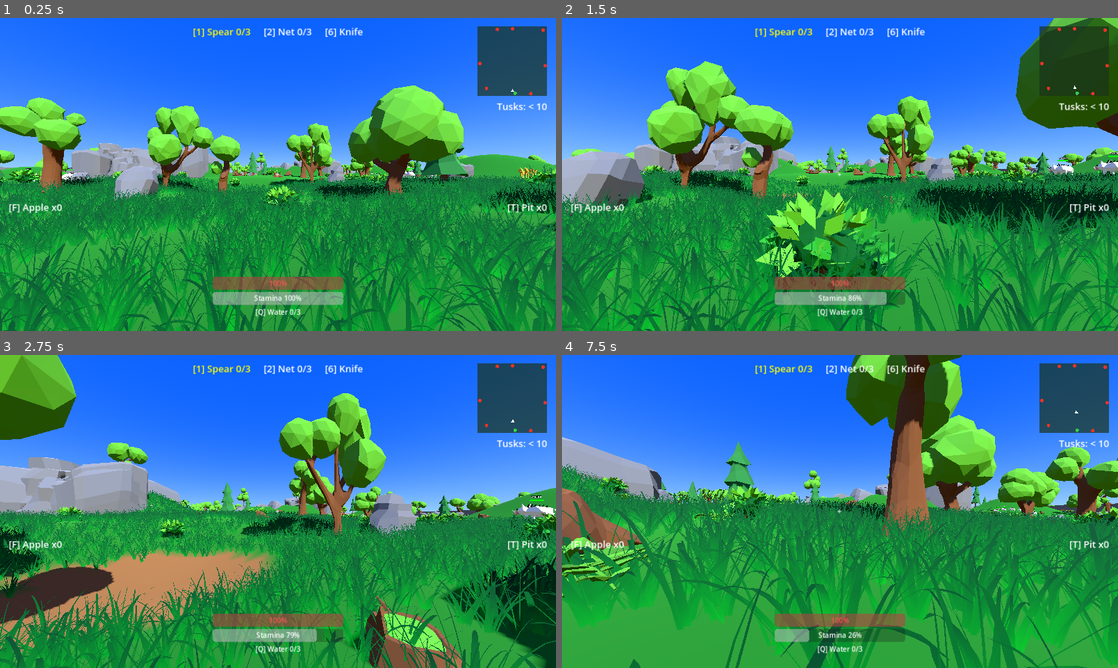
Above: before the commit, frames 1-4 (two rows, left to right).
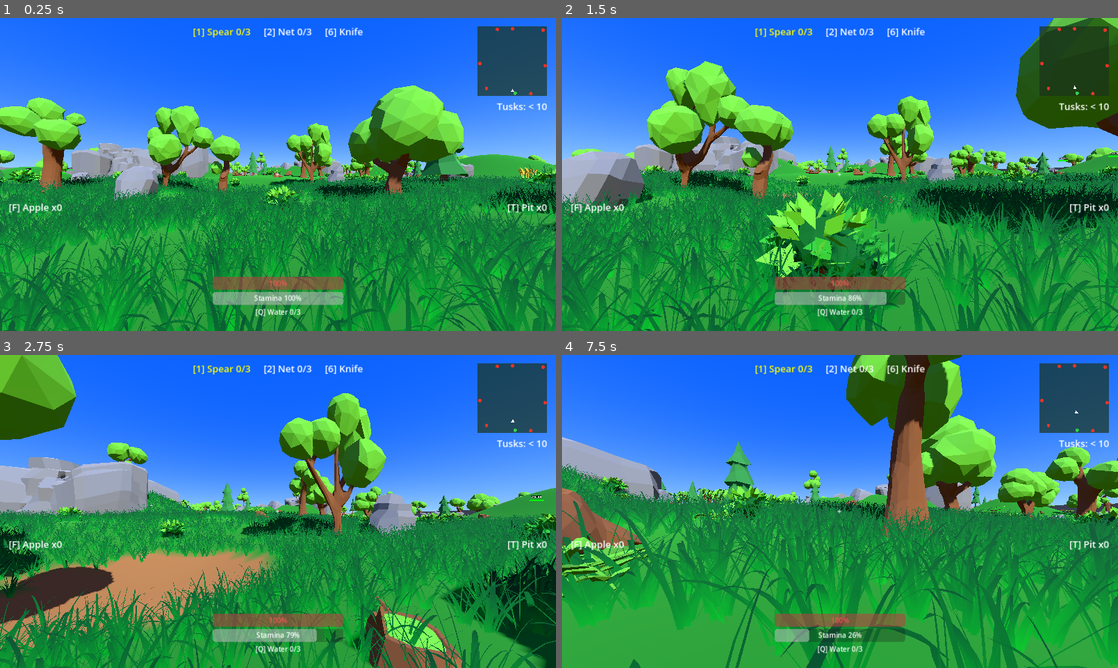
Above: after the commit, the same moments.

Repository: bageus/where-boar
Game: Godot game, scene res://game/presentation/hunt_map/public/hunt_map.tscn
Two runs of this game, one before a commit and one after it. Both use one fixed random seed, a clock stepped at 60 frames per second and the inputs below. This scene is started directly instead of the project's main scene.
Inputs (mouse positions are in pixels of both pictures, inside the frame that each line leads up to):
- Up to frame 1 (0.25 s): no input
- Up to frame 2 (1.5 s): tap Enter at 0.5 s; move the mouse to (867, 174) at 0.52 s; press the mouse at (867, 174) at 0.53 s; hold W (move_forward) from 0.53 s (still down); tap Space (jump) at 0.77 s; move the mouse to (812, 174) at 1.27 s; release the mouse at (812, 174) at 1.28 s; right-click (812, 174) at 1.35 s
- Up to frame 3 (2.75 s): keep holding W (move_forward); tap Space (jump) at 1.52 s; click (250, 511) at 1.55 s; move the mouse to (289, 505) at 2.02 s; press the mouse at (289, 505) at 2.03 s
- Up to frame 4 (7.5 s): move the mouse to (834, 517) at 2.77 s; release the mouse at (834, 517) at 2.78 s; tap F (bait) at 2.85 s; tap Space (jump) at 3.02, 3.77, 4.52, 6.02, 6.77 s; click (834, 517) at 3.05 s; move the mouse to (878, 514) at 3.52 s; hold Caps Lock (crouch) 3.53-4.28 s; click (878, 514) at 3.8 s; move the mouse to (795, 508) at 4.27 s; tap Q (drink) at 4.35 s; click (795, 508) at 4.55 s; move the mouse to (845, 511) at 5.02 s; hold E (interact) 5.03-5.78 s; click (845, 511) at 5.3 s; move the mouse to (817, 505) at 5.77 s; release W (move_forward) at 5.78 s; hold D (move_right) 5.78-6.53 s; tap R (shout) at 5.85 s; click (817, 505) at 6.05 s; move the mouse to (867, 511) at 6.52 s; hold Shift (sprint) 6.53-7.28 s; hold W (move_forward) from 6.53 s (still down); click (867, 511) at 6.8 s; move the mouse to (812, 511) at 7.27 s; tap T (trap_place) at 7.35 s

The runs differ from the first frame. In frame 1, less than 0.1% of the frame differs, in the area x 5-79%, y 48-53%; in frame 2, 0.2%, in the area x 72-100%, y 45-51%; in frame 3, 0.2%; in frame 4, less than 0.1%.
Error before the commit: Invalid access to property or key 'spawn_weight' on a base object of type 'Resource'. (res://game/features/boar/public/boar_types.gd:20)
Error after the commit: Invalid access to property or key 'spawn_weight' on a base object of type 'Resource'. (res://game/features/boar/public/boar_types.gd:28)

Commit message:
P3-025: owner's boar models rigged and animated; eight rare boars; boars in the animation viewer
Thirteen Meshy models cut to 3000 triangles, quadruped skeleton found from the mesh,
automatic weights, idle/walk/run/attack/death built by tools/rig_boars.py.
Piggy bank is the golden tusk, totem the angry boar (owner); rare: bone, bun, bubble,
mohawk, long, camouflage, hairy, tiny.

Co-Authored-By: Claude Opus 5.5 <noreply@anthropic.com>
Claude-Session: https://claude.ai/code/session_017Jb3ZfPFMyS5f5pQL24sW5

Diff:
--- a/game/features/boar/content/boar_aggressive_red.tres
+++ b/game/features/boar/content/boar_aggressive_red.tres
@@ -1,11 +1,13 @@
-[gd_resource type="Resource" script_class="BoarType" load_steps=2 format=3]
+[gd_resource type="Resource" script_class="BoarType" load_steps=3 format=3]
 
 [ext_resource type="Script" path="res://game/features/boar/public/boar_type.gd" id="1_type"]
+[ext_resource type="PackedScene" path="res://assets/models/boar_aggressive_red.glb" id="2_model"]
 
 [resource]
 script = ExtResource("1_type")
 id = "aggressive_red"
 display_name = "Angry boar"
+model = ExtResource("2_model")
 color = Color(0.75, 0.2, 0.15, 1)
 spawn_weight = 20.0
 max_health = 4
--- a/game/features/boar/content/boar_armored_black.tres
+++ b/game/features/boar/content/boar_armored_black.tres
@@ -1,11 +1,13 @@
-[gd_resource type="Resource" script_class="BoarType" load_steps=2 format=3]
+[gd_resource type="Resource" script_class="BoarType" load_steps=3 format=3]
 
 [ext_resource type="Script" path="res://game/features/boar/public/boar_type.gd" id="1_type"]
+[ext_resource type="PackedScene" path="res://assets/models/boar_armored_black.glb" id="2_model"]
 
 [resource]
 script = ExtResource("1_type")
 id = "armored_black"
 display_name = "Armored boar"
+model = ExtResource("2_model")
 color = Color(0.12, 0.12, 0.14, 1)
 spawn_weight = 8.0
 max_health = 8
--- /dev/null
+++ b/game/features/boar/content/boar_bone.tres
@@ -0,0 +1,22 @@
+[gd_resource type="Resource" script_class="BoarType" load_steps=3 format=3]
+
+[ext_resource type="Script" path="res://game/features/boar/public/boar_type.gd" id="1_type"]
+[ext_resource type="PackedScene" path="res://assets/models/boar_bone.glb" id="2_model"]
+
+[resource]
+script = ExtResource("1_type")
+id = "bone"
+display_name = "Bone boar"
+model = ExtResource("2_model")
+color = Color(0.9, 0.86, 0.72, 1)
+spawn_weight = 1.5
+max_health = 6
+damage = 2
+flee_speed = 8.0
+panic_speed = 10.0
+perception_radius = 14.0
+aggression = 0.6
+knock_scale = 0.8
+snare_break_seconds = 6.0
+reward_dead = 8
+reward_captured = 14
--- /dev/null
+++ b/game/features/boar/content/boar_bubble.tres
@@ -0,0 +1,22 @@
+[gd_resource type="Resource" script_class="BoarType" load_steps=3 format=3]
+
+[ext_resource type="Script" path="res://game/features/boar/public/boar_type.gd" id="1_type"]
+[ext_resource type="PackedScene" path="res://assets/models/boar_bubble.glb" id="2_model"]
+
+[resource]
+script = ExtResource("1_type")
+id = "bubble"
+display_name = "Bubble boar"
+model = ExtResource("2_model")
+color = Color(0.95, 0.45, 0.15, 1)
+spawn_weight = 2.0
+max_health = 5
+damage = 1
+flee_speed = 6.0
+panic_speed = 7.5
+perception_radius = 12.0
+aggression = 0.3
+knock_scale = 0.5
+snare_break_seconds = 0.0
+reward_dead = 6
+reward_captured = 12
--- /dev/null
+++ b/game/features/boar/content/boar_bun.tres
@@ -0,0 +1,22 @@
+[gd_resource type="Resource" script_class="BoarType" load_steps=3 format=3]
+
+[ext_resource type="Script" path="res://game/features/boar/public/boar_type.gd" id="1_type"]
+[ext_resource type="PackedScene" path="res://assets/models/boar_bun.glb" id="2_model"]
+
+[resource]
+script = ExtResource("1_type")
+id = "bun"
+display_name = "Bun boar"
+model = ExtResource("2_model")
+color = Color(0.72, 0.35, 0.2, 1)
+spawn_weight = 2.0
+max_health = 4
+damage = 1
+flee_speed = 6.5
+panic_speed = 8.0
+perception_radius = 12.0
+aggression = 0.2
+knock_scale = 0.7
+snare_break_seconds = 0.0
+reward_dead = 6
+reward_captured = 12
--- /dev/null
+++ b/game/features/boar/content/boar_camo.tres
@@ -0,0 +1,22 @@
+[gd_resource type="Resource" script_class="BoarType" load_steps=3 format=3]
+
+[ext_resource type="Script" path="res://game/features/boar/public/boar_type.gd" id="1_type"]
+[ext_resource type="PackedScene" path="res://assets/models/boar_camo.glb" id="2_model"]
+
+[resource]
+script = ExtResource("1_type")
+id = "camo"
+display_name = "Camouflage boar"
+model = ExtResource("2_model")
+color = Color(0.45, 0.45, 0.25, 1)
+spawn_weight = 1.5
+max_health = 4
+damage = 1
+flee_speed = 8.5
+panic_speed = 10.5
+perception_radius = 18.0
+aggression = 0.3
+knock_scale = 1.0
+snare_break_seconds = 0.0
+reward_dead = 7
+reward_captured = 14
--- a/game/features/boar/content/boar_common_brown.tres
+++ b/game/features/boar/content/boar_common_brown.tres
@@ -1,11 +1,13 @@
-[gd_resource type="Resource" script_class="BoarType" load_steps=2 format=3]
+[gd_resource type="Resource" script_class="BoarType" load_steps=3 format=3]
 
 [ext_resource type="Script" path="res://game/features/boar/public/boar_type.gd" id="1_type"]
+[ext_resource type="PackedScene" path="res://assets/models/boar_common_brown.glb" id="2_model"]
 
 [resource]
 script = ExtResource("1_type")
 id = "common_brown"
 display_name = "Forest boar"
+model = ExtResource("2_model")
 color = Color(0.42, 0.27, 0.16, 1)
 spawn_weight = 50.0
 max_health = 3
--- /dev/null
+++ b/game/features/boar/content/boar_dachshund.tres
@@ -0,0 +1,22 @@
+[gd_resource type="Resource" script_class="BoarType" load_steps=3 format=3]
+
+[ext_resource type="Script" path="res://game/features/boar/public/boar_type.gd" id="1_type"]
+[ext_resource type="PackedScene" path="res://assets/models/boar_dachshund.glb" id="2_model"]
+
+[resource]
+script = ExtResource("1_type")
+id = "dachshund"
+display_name = "Long boar"
+model = ExtResource("2_model")
+color = Color(0.6, 0.3, 0.15, 1)
+spawn_weight = 1.5
+max_health = 3
+damage = 1
+flee_speed = 9.0
+panic_speed = 11.0
+perception_radius = 10.0
+aggression = 0.2
+knock_scale = 1.0
+snare_break_seconds = 0.0
+reward_dead = 6
+reward_captured = 12
--- a/game/features/boar/content/boar_golden_tusk.tres
+++ b/game/features/boar/content/boar_golden_tusk.tres
@@ -1,11 +1,13 @@
-[gd_resource type="Resource" script_class="BoarType" load_steps=2 format=3]
+[gd_resource type="Resource" script_class="BoarType" load_steps=3 format=3]
 
 [ext_resource type="Script" path="res://game/features/boar/public/boar_type.gd" id="1_type"]
+[ext_resource type="PackedScene" path="res://assets/models/boar_golden_tusk.glb" id="2_model"]
 
 [resource]
 script = ExtResource("1_type")
 id = "golden_tusk"
 display_name = "Golden tusk"
+model = ExtResource("2_model")
 color = Color(0.95, 0.75, 0.15, 1)
 spawn_weight = 2.0
 max_health = 5
--- /dev/null
+++ b/game/features/boar/content/boar_hairy.tres
@@ -0,0 +1,22 @@
+[gd_resource type="Resource" script_class="BoarType" load_steps=3 format=3]
+
+[ext_resource type="Script" path="res://game/features/boar/public/boar_type.gd" id="1_type"]
+[ext_resource type="PackedScene" path="res://assets/models/boar_hairy.glb" id="2_model"]
+
+[resource]
+script = ExtResource("1_type")
+id = "hairy"
+display_name = "Hairy boar"
+model = ExtResource("2_model")
+color = Color(0.3, 0.17, 0.12, 1)
+spawn_weight = 1.5
+max_health = 7
+damage = 2
+flee_speed = 7.0
+panic_speed = 9.0
+perception_radius = 12.0
+aggression = 0.5
+knock_scale = 0.6
+snare_break_seconds = 6.0
+reward_dead = 7
+reward_captured = 14
--- /dev/null
+++ b/game/features/boar/content/boar_mohawk.tres
@@ -0,0 +1,22 @@
+[gd_resource type="Resource" script_class="BoarType" load_steps=3 format=3]
+
+[ext_resource type="Script" path="res://game/features/boar/public/boar_type.gd" id="1_type"]
+[ext_resource type="PackedScene" path="res://assets/models/boar_mohawk.glb" id="2_model"]
+
+[resource]
+script = ExtResource("1_type")
+id = "mohawk"
+display_name = "Mohawk boar"
+model = ExtResource("2_model")
+color = Color(0.35, 0.2, 0.15, 1)
+spawn_weight = 1.5
+max_health = 5
+damage = 2
+flee_speed = 9.0
+panic_speed = 11.0
+perception_radius = 14.0
+aggression = 0.9
+knock_scale = 1.0
+snare_break_seconds = 5.0
+reward_dead = 8
+reward_captured = 14
--- a/game/features/boar/content/boar_runner_grey.tres
+++ b/game/features/boar/content/boar_runner_grey.tres
@@ -1,11 +1,13 @@
-[gd_resource type="Resource" script_class="BoarType" load_steps=2 format=3]
+[gd_resource type="Resource" script_class="BoarType" load_steps=3 format=3]
 
 [ext_resource type="Script" path="res://game/features/boar/public/boar_type.gd" id="1_type"]
+[ext_resource type="PackedScene" path="res://assets/models/boar_runner_grey.glb" id="2_model"]
 
 [resource]
 script = ExtResource("1_type")
 id = "runner_grey"
 display_name = "Runner"
+model = ExtResource("2_model")
 color = Color(0.55, 0.55, 0.58, 1)
 spawn_weight = 20.0
 max_health = 3
--- /dev/null
+++ b/game/features/boar/content/boar_tiny.tres
@@ -0,0 +1,22 @@
+[gd_resource type="Resource" script_class="BoarType" load_steps=3 format=3]
+
+[ext_resource type="Script" path="res://game/features/boar/public/boar_type.gd" id="1_type"]
+[ext_resource type="PackedScene" path="res://assets/models/boar_tiny.glb" id="2_model"]
+
+[resource]
+script = ExtResource("1_type")
+id = "tiny"
+display_name = "Tiny tusker"
+model = ExtResource("2_model")
+color = Color(0.65, 0.38, 0.2, 1)
+spawn_weight = 2.0
+max_health = 2
+damage = 1
+flee_speed = 11.5
+panic_speed = 13.5
+perception_radius = 16.0
+aggression = 0.1
+knock_scale = 1.0
+snare_break_seconds = 0.0
+reward_dead = 6
+reward_captured = 12
--- a/game/features/boar/module.json
+++ b/game/features/boar/module.json
@@ -1,7 +1,7 @@
 {
   "id": "features.boar",
   "layer": "features",
-  "purpose": "Own boar state and the five authored boar types: type, health, capture, death and escape (M002, M004, M006), and the boar agent scene that steers by it.",
+  "purpose": "Own boar state and the authored boar types (five MVP types and rare variants): type, health, capture, death and escape (M002, M004, M006), and the boar agent scene that steers by it.",
   "state_owner": [
     "Boar runtime state for one hunt"
   ],
--- a/game/features/boar/public/boar_body.gd
+++ b/game/features/boar/public/boar_body.gd
@@ -109,7 +109,7 @@
 
 func _ready() -> void:
 	boar = Boar.new(boar_type.id, boar_type.max_health)
-	$Model.paint(boar_type.color)
+	$Model.show_type(boar_type)
 	_show_state()
 
 
@@ -214,7 +214,7 @@
 	_show_state()
 	_report_outcome()
 	if boar.state == Boar.State.DEAD:
-		_lie(true)
+		$Model.die()
 		get_tree().create_timer(CORPSE_SECONDS).timeout.connect(_remove_corpse)
 		_warn_witnesses()
 
@@ -280,6 +280,7 @@
 		velocity.z = 0.0
 		_apply_knock(delta)
 		move_and_slide()
+		$Model.move(0.0)
 		return
 	var pos := Vector2(global_position.x, global_position.z)
 	var hunter_pos := Vector2(hunter.global_position.x, hunter.global_position.z)
@@ -305,6 +306,7 @@
 	_steer(delta, pos, hunter_pos)
 	_apply_knock(delta)
 	move_and_slide()
+	$Model.move(Vector2(velocity.x, velocity.z).length())
 	_ram(delta)
 
 
@@ -428,6 +430,7 @@
 		_heading = (hunter_pos - pos).normalized()
 		if pos.distance_to(hunter_pos) <= RAM_DASH_DISTANCE:
 			boar.ramming = true
+			$Model.attack()
 			_dash_heading = _heading
 			_dash_left = RAM_DASH_SECONDS
 			_dash_hit = false
--- a/game/features/boar/public/boar_model.gd
+++ b/game/features/boar/public/boar_model.gd
@@ -1,13 +1,57 @@
 extends Node3D
 
-## Low-poly boar from assets/models/boar.glb (tools/build_models.py); the "hide" surface takes a boar type's colour.
+## A boar type's rigged model (assets/models/boar_<id>.glb, tools/rig_boars.py) with its animations:
+## idle, walk and run by speed, attack and death once.
+
+const WALK_SPEED := 1.5  # ground speed the walk cycle was keyed for, m/s (ASSUMPTION)
+const RUN_SPEED := 9.0
+const RUN_FROM := 4.0
+
+var _player: AnimationPlayer
+var _dead := false
 
 
-func paint(color: Color) -> void:
-	var hide := StandardMaterial3D.new()
-	hide.albedo_color = color
-	hide.roughness = 0.9
+func show_type(boar_type: Resource) -> void:
+	for child in get_children():
+		child.free()
+	var model: Node3D = boar_type.model.instantiate()
+	add_child(model)
+	_player = model.find_child("AnimationPlayer") as AnimationPlayer
+	for anim in ["idle", "walk", "run"]:
+		_player.get_animation(anim).loop_mode = Animation.LOOP_LINEAR
+	_dead = false
+	_player.play("idle")
+
+
+## Picks idle, walk or run for a ground speed and keeps the feet in step with it.
+func move(speed: float) -> void:
+	if _dead or (_player.current_animation == "attack" and _player.is_playing()):
+		return
+	var anim := "idle" if speed < 0.3 else ("walk" if speed < RUN_FROM else "run")
+	_player.play(anim, 0.2)
+	_player.speed_scale = 1.0 if anim == "idle" else speed / (WALK_SPEED if anim == "walk" else RUN_SPEED)
+
+
+func attack() -> void:
+	if not _dead:
+		_player.speed_scale = 1.0
+		_player.play("attack", 0.1)
+
+
+## Rolls onto its side and stays there.
+func die() -> void:
+	_dead = true
+	_player.speed_scale = 1.0
+	_player.play("death", 0.1)
+
+
+func player() -> AnimationPlayer:
+	return _player
+
+
+## Height of the model's highest point above its feet, metres.
+func top() -> float:
+	var height := 0.0
 	for mesh: MeshInstance3D in find_children("*", "MeshInstance3D", true, false):
-		for i in mesh.mesh.get_surface_count():
-			if mesh.mesh.surface_get_material(i).resource_name == "hide":
-				mesh.set_surface_override_material(i, hide)
+		height = maxf(height, mesh.get_aabb().end.y)
+	return height
--- a/game/features/boar/public/boar_model.tscn
+++ b/game/features/boar/public/boar_model.tscn
@@ -1,9 +1,6 @@
-[gd_scene load_steps=3 format=3]
+[gd_scene load_steps=2 format=3]
 
 [ext_resource type="Script" path="res://game/features/boar/public/boar_model.gd" id="1_model"]
-[ext_resource type="PackedScene" path="res://assets/models/boar.glb" id="2_glb"]
 
 [node name="BoarModel" type="Node3D"]
 script = ExtResource("1_model")
-
-[node name="Mesh" parent="." instance=ExtResource("2_glb")]
--- a/game/features/boar/public/boar_type.gd
+++ b/game/features/boar/public/boar_type.gd
@@ -7,6 +7,8 @@
 @export var id := ""
 @export var display_name := ""
 @export var color := Color(0.42, 0.27, 0.16)
+## Rigged model with idle, walk, run, attack and death (tools/rig_boars.py).
+@export var model: PackedScene
 ## Relative spawn weight; rarer types have smaller weights.
 @export var spawn_weight := 1.0
 @export var max_health := 3
--- a/game/features/boar/public/boar_types.gd
+++ b/game/features/boar/public/boar_types.gd
@@ -1,6 +1,6 @@
 extends RefCounted
 
-## The five MVP boar types (D022) and rarity-weighted picks.
+## The five MVP boar types (D022), the owner's rare variants (P3-025) and rarity-weighted picks.
 
 const BoarType = preload("res://game/features/boar/public/boar_type.gd")
 
@@ -9,6 +9,14 @@
 	preload("res://game/features/boar/content/boar_runner_grey.tres"),
 	preload("res://game/features/boar/content/boar_aggressive_red.tres"),
 	preload("res://game/features/boar/content/boar_armored_black.tres"),
+	preload("res://game/features/boar/content/boar_bone.tres"),
+	preload("res://game/features/boar/content/boar_bun.tres"),
+	preload("res://game/features/boar/content/boar_bubble.tres"),
+	preload("res://game/features/boar/content/boar_mohawk.tres"),
+	preload("res://game/features/boar/content/boar_dachshund.tres"),
+	preload("res://game/features/boar/content/boar_camo.tres"),
+	preload("res://game/features/boar/content/boar_hairy.tres"),
+	preload("res://game/features/boar/content/boar_tiny.tres"),
 	preload("res://game/features/boar/content/boar_golden_tusk.tres"),
 ]
 
--- a/game/features/boar/tests/run_boar_tests.gd
+++ b/game/features/boar/tests/run_boar_tests.gd
@@ -135,7 +135,8 @@
 
 func _types_pick_by_weight() -> bool:
 	var ids := BoarTypes.ALL.map(func(type: Resource) -> String: return type.id)
-	return ids == ["common_brown", "runner_grey", "aggressive_red", "armored_black", "golden_tusk"] \
+	return ids == ["common_brown", "runner_grey", "aggressive_red", "armored_black", "bone", "bun", "bubble",
+			"mohawk", "dachshund", "camo", "hairy", "tiny", "golden_tusk"] \
 		and BoarTypes.pick(0.0).id == "common_brown" \
 		and BoarTypes.pick(0.999).id == "golden_tusk" \
 		and BoarTypes.rewards()["golden_tusk"] == {"dead": 10, "captured": 20, "wounded": 15}
--- a/game/features/hunter/presentation/mount.gd
+++ b/game/features/hunter/presentation/mount.gd
@@ -8,7 +8,8 @@
 
 
 func _ready() -> void:
-	$Model.paint(boar_type.color)
+	$Model.show_type(boar_type)
+	$Saddle.position.y = $Model.top() * 0.85  # on the back, below ears and bristles
 	$Label.text = "%s — ride [E]" % boar_type.display_name
 
 
--- a/game/presentation/menus/public/animation_viewer.gd
+++ b/game/presentation/menus/public/animation_viewer.gd
@@ -1,6 +1,6 @@
 extends Node3D
 
-## Animation viewer from the start screen: pick a caveman and an animation; drag to orbit, wheel to zoom.
+## Animation viewer from the start screen: pick a caveman or a boar and an animation; drag to orbit, wheel to zoom.
 
 signal closed
 
@@ -9,15 +9,18 @@
 	"Heavy": preload("res://assets/models/caveman_heavy.glb"),
 }
 const ANIMATIONS: Array[String] = ["idle", "walk", "run", "sneak", "ride", "attack", "strong_attack", "bow_shot"]
+const BOAR_ANIMATIONS: Array[String] = ["idle", "walk", "run", "attack", "death"]
 const BoarModel = preload("res://game/features/boar/public/boar_model.tscn")
+const BoarTypes = preload("res://game/features/boar/public/boar_types.gd")
 const Club = preload("res://assets/models/club.glb")
 const Bow = preload("res://assets/models/bow.glb")
-const SADDLE_HEIGHT := 1.02  # top of the saddle in mount.tscn
 const GRIP := Vector3(0, 0.1, -0.04)  # inside the fist, in hand bone space
 
 var character: Node3D
 var player: AnimationPlayer
 var animation := "idle"
+## Animations of the shown model: ANIMATIONS for a caveman, BOAR_ANIMATIONS for a boar.
+var animations: Array[String] = ANIMATIONS
 var _skeleton: Skeleton3D
 var _club: Node3D
 var _bow: Node3D
@@ -33,16 +36,15 @@
 	%Back.pressed.connect(closed.emit)
 	for model_name: String in MODELS:
 		_add_button(%Models, model_name, show_model.bind(model_name))
-	for anim in ANIMATIONS:
-		_add_button(%Animations, anim.capitalize(), play.bind(anim))
-	_boar.paint(Color(0.45, 0.3, 0.2))
+	for boar_type in BoarTypes.ALL:
+		_add_button(%Models, boar_type.display_name, show_boar.bind(boar_type.id))
+	_boar.show_type(BoarTypes.find("common_brown"))
 	show_model(MODELS.keys()[0])
 	_place_camera()
 
 
 func show_model(model_name: String) -> void:
-	if character:
-		character.queue_free()
+	_clear()
 	character = MODELS[model_name].instantiate()
 	add_child(character)
 	player = character.find_child("AnimationPlayer") as AnimationPlayer
@@ -52,18 +54,52 @@
 	# Hand bones run wrist -> knuckles along +Y, the palm faces -Z and the fingers curl around X.
 	_club = _attach(Club, "hand_r", Transform3D(Basis(Vector3(0, 1, 0), Vector3(-1, 0, 0), Vector3(0, 0, 1)), GRIP + Vector3(-0.25, 0, 0)))
 	_bow = _attach(Bow, "hand_l", Transform3D(Basis(Vector3(0, 0, -1), Vector3(1, 0, 0), Vector3(0, -1, 0)), GRIP))
-	play(animation)
+	_list_animations(ANIMATIONS)
+
+
+## Boars turned to face the camera; attack and death replay when they end instead of looping, because
+## looping the shared animation resources would make dead boars in a hunt get up again.
+func show_boar(type_id: String) -> void:
+	_clear()
+	character = BoarModel.instantiate()
+	add_child(character)
+	character.rotation.y = PI
+	character.show_type(BoarTypes.find(type_id))
+	player = character.player()
+	player.animation_finished.connect(func(anim: StringName) -> void: player.play(anim))
+	_list_animations(BOAR_ANIMATIONS)
+
+
+func _clear() -> void:
+	if character:
+		remove_child(character)
+		character.queue_free()
+	character = null
+	_club = null
+	_bow = null
+	_boar.visible = false
+
+
+func _list_animations(names: Array[String]) -> void:
+	animations = names
+	for button in %Animations.get_children():
+		button.free()
+	for anim in names:
+		_add_button(%Animations, anim.capitalize(), play.bind(anim))
+	play(animation if animation in names else "idle")
 
 
 func play(anim: String) -> void:
 	animation = anim
 	player.play(anim)
+	if not _club:
+		return
 	# Cavemen always carry a weapon: the bow for shooting, the club otherwise.
 	_club.visible = anim != "bow_shot"
 	_bow.visible = anim == "bow_shot"
 	_boar.visible = anim == "ride"
 	var hips_height := _skeleton.get_bone_global_rest(_skeleton.find_bone("hips")).origin.y
-	character.position.y = SADDLE_HEIGHT + 0.05 - hips_height if anim == "ride" else 0.0
+	character.position.y = _boar.top() * 0.85 + 0.12 - hips_height  # on the saddle, as in mount.gd if anim == "ride" else 0.0
 
 
 func _attach(scene: PackedScene, bone: String, offset: Transform3D) -> Node3D:
--- a/game/presentation/menus/public/animation_viewer.tscn
+++ b/game/presentation/menus/public/animation_viewer.tscn
@@ -46,7 +46,7 @@
 [node name="Panel" type="VBoxContainer" parent="Ui"]
 offset_left = 16.0
 offset_top = 16.0
-offset_right = 216.0
+offset_right = 316.0
 offset_bottom = 600.0
 theme_override_constants/separation = 6
 
@@ -54,9 +54,10 @@
 layout_mode = 2
 text = "Model"
 
-[node name="Models" type="VBoxContainer" parent="Ui/Panel"]
+[node name="Models" type="GridContainer" parent="Ui/Panel"]
 unique_name_in_owner = true
 layout_mode = 2
+columns = 2
 
 [node name="AnimationsTitle" type="Label" parent="Ui/Panel"]
 layout_mode = 2
--- a/game/presentation/menus/tests/run_animation_viewer_smoke_test.gd
+++ b/game/presentation/menus/tests/run_animation_viewer_smoke_test.gd
@@ -1,7 +1,7 @@
 extends SceneTree
 
 ## Loads the animation viewer headless: both cavemen have every animation, the boar shows only for
-## riding, and Back reports that the viewer closed.
+## riding, every boar type has its animations, and Back reports that the viewer closed.
 
 const Viewer = preload("res://game/presentation/menus/public/animation_viewer.tscn")
 
@@ -25,6 +25,12 @@
 			_check(viewer.get_node("%Boar").visible == (anim == "ride"), "boar only for ride (%s)" % anim)
 		viewer.play("ride")
 		_check(viewer.character.position.y > 0.3, "%s sits on the boar" % model_name)
+	for boar_type: Resource in viewer.BoarTypes.ALL:
+		viewer.show_boar(boar_type.id)
+		for anim: String in viewer.BOAR_ANIMATIONS:
+			viewer.play(anim)
+			_check(viewer.player.current_animation == anim, "%s plays %s" % [boar_type.id, anim])
+		_check(not viewer.get_node("%Boar").visible, "no saddle boar under " + boar_type.id)
 	var closed := [false]
 	viewer.closed.connect(func() -> void: closed[0] = true)
 	viewer.get_node("%Back").pressed.emit()
Binary file added: assets/models/boar_aggressive_red.glb
Not shown, added: assets/models/boar_aggressive_red.glb.import
Binary file added: assets/models/boar_aggressive_red_Image_0.jpg
Not shown, added: assets/models/boar_aggressive_red_Image_0.jpg.import
Binary file added: assets/models/boar_aggressive_red_Image_1.jpg
Not shown, added: assets/models/boar_aggressive_red_Image_1.jpg.import
Binary file added: assets/models/boar_aggressive_red_Image_2.jpg
Not shown, added: assets/models/boar_aggressive_red_Image_2.jpg.import
Binary file added: assets/models/boar_armored_black.glb
Not shown, added: assets/models/boar_armored_black.glb.import
Binary file added: assets/models/boar_armored_black_Image_0.jpg
Not shown, added: assets/models/boar_armored_black_Image_0.jpg.import
(and 95 more such lines)
